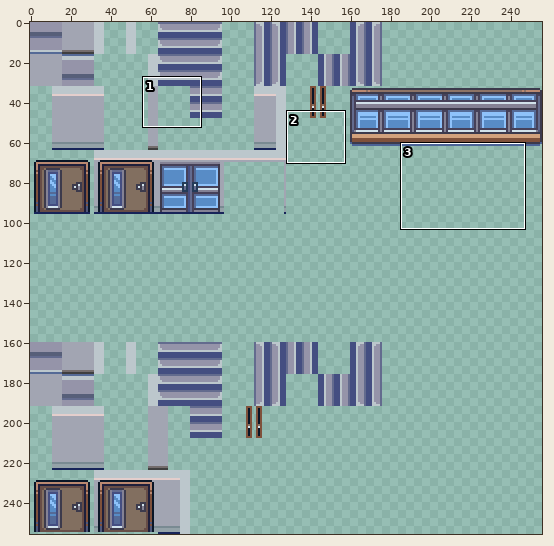
Sprite sheet -- Teacher's Game/USV/Tilemap/extra.png. The first picture is a wide view before the edit; the outline marks the close-up.
Close-up. Before the commit:
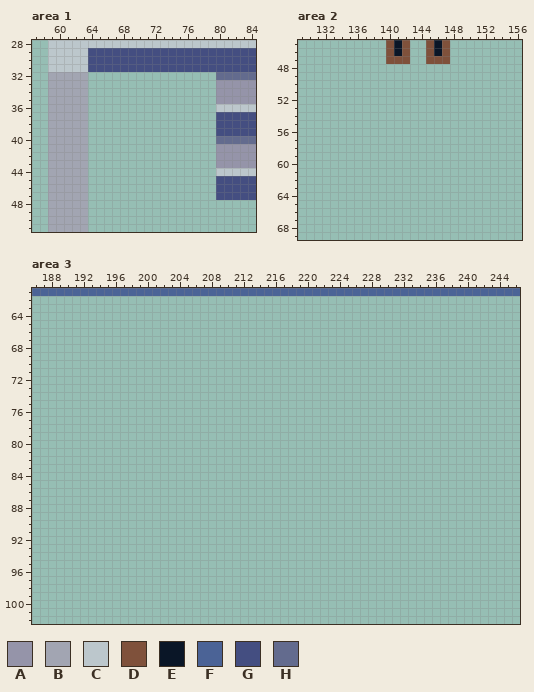
The file is 256x256 pixels. Shown: area 1: x 57..84, y 28..51; area 2: x 129..156, y 45..69; area 3: x 186..246, y 61..102. The commit also changed other parts of the picture, which this record leaves out.
Palette (. is transparent): A #9594a9  B #a2a5b2  C #bcc7cc  D #7f513b  E #0a1627  F #4b6396  G #444e81  H #636b8e
Pixels before, area 1, first column x 59:
28 CCCCCCCCCCCCCCCCCCCCCCCCCC
29 CCCCCGGGGGGGGGGGGGGGGGGGGG
30 CCCCCGGGGGGGGGGGGGGGGGGGGG
31 CCCCCGGGGGGGGGGGGGGGGGGGGG
32 BBBBB................HHHHH
33 BBBBB................AAAAA
34 BBBBB................AAAAA
35 BBBBB................AAAAA
36 BBBBB................CCCCC
37 BBBBB................GGGGG
38 BBBBB................GGGGG
39 BBBBB................GGGGG
40 BBBBB................HHHHH
41 BBBBB................AAAAA
42 BBBBB................AAAAA
43 BBBBB................AAAAA
44 BBBBB................CCCCC
45 BBBBB................GGGGG
46 BBBBB................GGGGG
47 BBBBB................GGGGG
48 BBBBB.....................
49 BBBBB.....................
50 BBBBB.....................
51 BBBBB.....................
Pixels before, area 2, first column x 140:
45 DED..DED
46 DED..DED
47 DDD..DDD
Pixels before, area 3 (only the part around the change), first column x 186:
 61 FFFFFFFFFFFFFFFFFFFFFFFFFFFFFFFFFFFFFFFFFFFFFFFFFFFFFFFFFFFFF
 62 .............................................................
 63 .............................................................
 64 .............................................................
 65 .............................................................
 66 .............................................................
 67 .............................................................
 68 .............................................................
 69 .............................................................
 70 .............................................................
 71 .............................................................
 72 .............................................................
 73 .............................................................
 74 .............................................................
 75 .............................................................
 76 .............................................................
 77 .............................................................
 78 .............................................................
 79 .............................................................
 80 .............................................................
 81 .............................................................
 82 .............................................................
 83 .............................................................
 84 .............................................................
 85 .............................................................
 86 .............................................................
 87 .............................................................
 88 .............................................................
 89 .............................................................
 90 .............................................................
 91 .............................................................
 92 .............................................................
 93 .............................................................
 94 .............................................................
 95 .............................................................
 96 .............................................................
 97 .............................................................
 98 .............................................................
 99 .............................................................
100 .............................................................
101 .............................................................
102 .............................................................
After the commit:
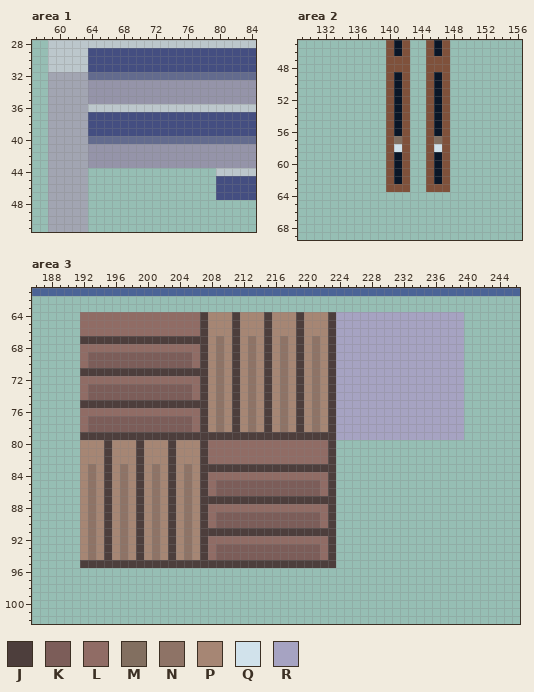
Colours new in this view: J #4d3e3c  K #7c5d59  L #906c65  M #826f60  N #8e7366  P #a68674  Q #d1e2eb  R #a6a3c2
What changed:
Changed rows in their new state; - is an unchanged pixel.
Area 1:
first column x 64:
32 HHHHHHHHHHHHHHHH
33 AAAAAAAAAAAAAAAA
34 AAAAAAAAAAAAAAAA
35 AAAAAAAAAAAAAAAA
36 CCCCCCCCCCCCCCCC
37 GGGGGGGGGGGGGGGG
38 GGGGGGGGGGGGGGGG
39 GGGGGGGGGGGGGGGG
40 HHHHHHHHHHHHHHHH
41 AAAAAAAAAAAAAAAA
42 AAAAAAAAAAAAAAAA
43 AAAAAAAAAAAAAAAA
Area 2:
first column x 140:
48 DDD--DDD
49 DED--DED
50 DED--DED
51 DED--DED
52 DED--DED
53 DED--DED
54 DED--DED
55 DED--DED
56 DED--DED
57 DMD--DMD
58 DQD--DQD
59 DED--DED
60 DED--DED
61 DED--DED
62 DED--DED
63 DDD--DDD
Area 3:
first column x 192:
 64 LLLLLLLLLLLLLLLJPPPJPPPJPPPJPPPJRRRRRRRRRRRRRRRR
 65 LLLLLLLLLLLLLLLJPPPJPPPJPPPJPPPJRRRRRRRRRRRRRRRR
 66 LLLLLLLLLLLLLLLJPPPJPPPJPPPJPPPJRRRRRRRRRRRRRRRR
 67 JJJJJJJJJJJJJJJJPNPJPNPJPNPJPNPJRRRRRRRRRRRRRRRR
 68 LLLLLLLLLLLLLLLJPNPJPNPJPNPJPNPJRRRRRRRRRRRRRRRR
 69 LKKKKKKKKKKKKKLJPNPJPNPJPNPJPNPJRRRRRRRRRRRRRRRR
 70 LKKKKKKKKKKKKKLJPNPJPNPJPNPJPNPJRRRRRRRRRRRRRRRR
 71 JJJJJJJJJJJJJJJJPNPJPNPJPNPJPNPJRRRRRRRRRRRRRRRR
 72 LLLLLLLLLLLLLLLJPNPJPNPJPNPJPNPJRRRRRRRRRRRRRRRR
 73 LKKKKKKKKKKKKKLJPNPJPNPJPNPJPNPJRRRRRRRRRRRRRRRR
 74 LKKKKKKKKKKKKKLJPNPJPNPJPNPJPNPJRRRRRRRRRRRRRRRR
 75 JJJJJJJJJJJJJJJJPNPJPNPJPNPJPNPJRRRRRRRRRRRRRRRR
 76 LLLLLLLLLLLLLLLJPNPJPNPJPNPJPNPJRRRRRRRRRRRRRRRR
 77 LKKKKKKKKKKKKKLJPNPJPNPJPNPJPNPJRRRRRRRRRRRRRRRR
 78 LKKKKKKKKKKKKKLJPNPJPNPJPNPJPNPJRRRRRRRRRRRRRRRR
 79 JJJJJJJJJJJJJJJJJJJJJJJJJJJJJJJJRRRRRRRRRRRRRRRR
 80 PPPJPPPJPPPJPPPJLLLLLLLLLLLLLLLJ----------------
 81 PPPJPPPJPPPJPPPJLLLLLLLLLLLLLLLJ----------------
 82 PPPJPPPJPPPJPPPJLLLLLLLLLLLLLLLJ----------------
 83 PNPJPNPJPNPJPNPJJJJJJJJJJJJJJJJJ----------------
 84 PNPJPNPJPNPJPNPJLLLLLLLLLLLLLLLJ----------------
 85 PNPJPNPJPNPJPNPJLKKKKKKKKKKKKKLJ----------------
 86 PNPJPNPJPNPJPNPJLKKKKKKKKKKKKKLJ----------------
 87 PNPJPNPJPNPJPNPJJJJJJJJJJJJJJJJJ----------------
 88 PNPJPNPJPNPJPNPJLLLLLLLLLLLLLLLJ----------------
 89 PNPJPNPJPNPJPNPJLKKKKKKKKKKKKKLJ----------------
 90 PNPJPNPJPNPJPNPJLKKKKKKKKKKKKKLJ----------------
 91 PNPJPNPJPNPJPNPJJJJJJJJJJJJJJJJJ----------------
 92 PNPJPNPJPNPJPNPJLLLLLLLLLLLLLLLJ----------------
 93 PNPJPNPJPNPJPNPJLKKKKKKKKKKKKKLJ----------------
 94 PNPJPNPJPNPJPNPJLKKKKKKKKKKKKKLJ----------------
 95 JJJJJJJJJJJJJJJJJJJJJJJJJJJJJJJJ----------------
Where, in picture pixels (left, top, right, bottom), the same in both close-ups:
added: (88, 72, 216, 168)
added: (386, 64, 450, 192)
added: (80, 312, 464, 568)
